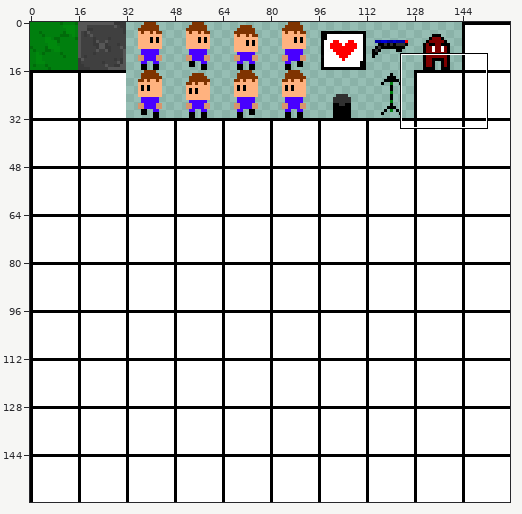
A sprite sheet gets an edit: gamePlatformerOne/res/spriteSheet.png. The first picture is a wide view before the edit; the outline marks the close-up.
Close-up. As it was:
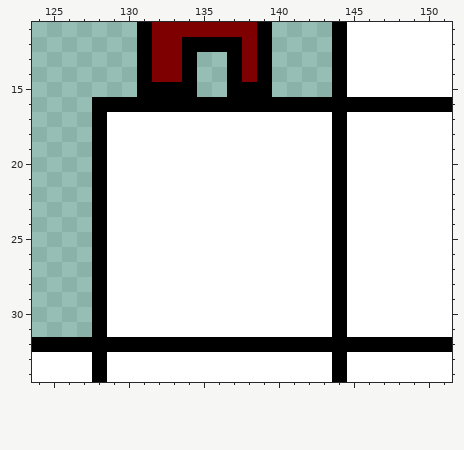
The file is 160x160 pixels. Colours within 5 levels of each other are drawn and written as one. Shown: x 124..151, y 11..34.
The same view after the edit:
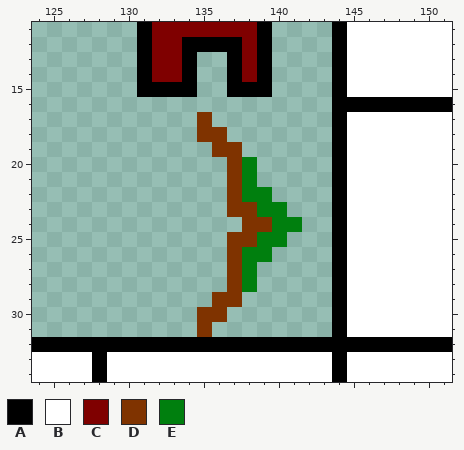
Palette (. is transparent): A #000000  B #ffffff  C #7f0000  D #7f3300  E #007f0e
From old to new:
{"y":16,"x":128,"old":"AAAAAAAAAAAAAAAA","new":"................"}
{"y":17,"x":128,"old":"ABBBBBBBBBBBBBBB","new":".......D........"}
{"y":18,"x":128,"old":"ABBBBBBBBBBBBBBB","new":".......DD......."}
{"y":19,"x":128,"old":"ABBBBBBBBBBBBBBB","new":"........DD......"}
{"y":20,"x":128,"old":"ABBBBBBBBBBBBBBB","new":".........DE....."}
{"y":21,"x":128,"old":"ABBBBBBBBBBBBBBB","new":".........DE....."}
{"y":22,"x":128,"old":"ABBBBBBBBBBBBBBB","new":".........DEE...."}
{"y":23,"x":128,"old":"ABBBBBBBBBBBBBBB","new":".........DDEE..."}
{"y":24,"x":128,"old":"ABBBBBBBBBBBBBBB","new":"..........DDEE.."}
{"y":25,"x":128,"old":"ABBBBBBBBBBBBBBB","new":".........DDEE..."}
{"y":26,"x":128,"old":"ABBBBBBBBBBBBBBB","new":".........DEE...."}
{"y":27,"x":128,"old":"ABBBBBBBBBBBBBBB","new":".........DE....."}
{"y":28,"x":128,"old":"ABBBBBBBBBBBBBBB","new":".........DE....."}
{"y":29,"x":128,"old":"ABBBBBBBBBBBBBBB","new":"........DD......"}
{"y":30,"x":128,"old":"ABBBBBBBBBBBBBBB","new":".......DD......."}
{"y":31,"x":128,"old":"ABBBBBBBBBBBBBBB","new":".......D........"}
{"label":"changed","picture_box":[92,97,332,337]}
